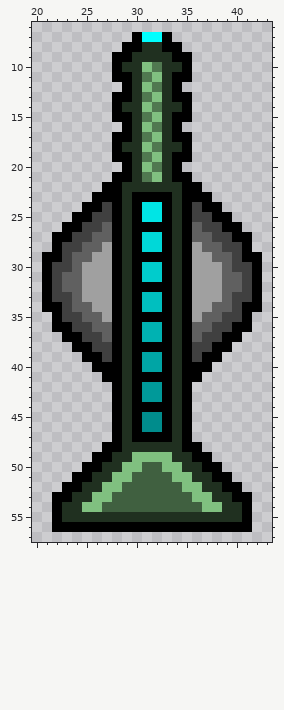
Edited in one commit: pixel-art sprite (src/main/resources/images/upgrades/turret_laser_stage_0.png). The first picture shows the starting point.
The file is 64x64 pixels. Shown: x 20..43, y 6..57.
New version:
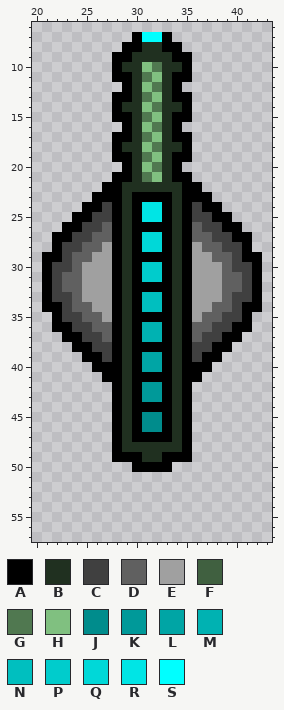
Palette (. is transparent): A #000000  B #203020  C #404040  D #606060  E #a0a0a0  F #406040  G #507850  H #80c080  J #008c8c  K #009999  L #00a5a5  M #00b2b2  N #00bfbf  P #00cccc  Q #00d8d8  R #00e5e5  S #00ffff
The author wrote: Add a rocket thruster upgrade icon, adjust laser turret icon
Changes in this commit:
y 48: x 27 A -> .; x 36 A -> .
y 49: x 26..37 AABBHHHHBBAA -> ..AAABBAAA..
y 50: x 25..38 AABBHHFFHHBBAA -> .....AAAA.....
y 51: x 24..39 AABBHHFFFFHHBBAA -> ................
y 52: x 23..40 AABBHHFFFFFFHHBBAA -> ..................
y 53: x 22..41 AABBHHFFFFFFFFHHBBAA -> ....................
y 54: x 22..41 ABBHHFFFFFFFFFFHHBBA -> ....................
y 55: x 22..41 ABBBBBBBBBBBBBBBBBBA -> ....................
y 56: x 22..41 AAAAAAAAAAAAAAAAAAAA -> ....................
Changed places in both pictures, as pixel boxes (x1, y1, x2, y2):
changed: (52, 442, 252, 532)
